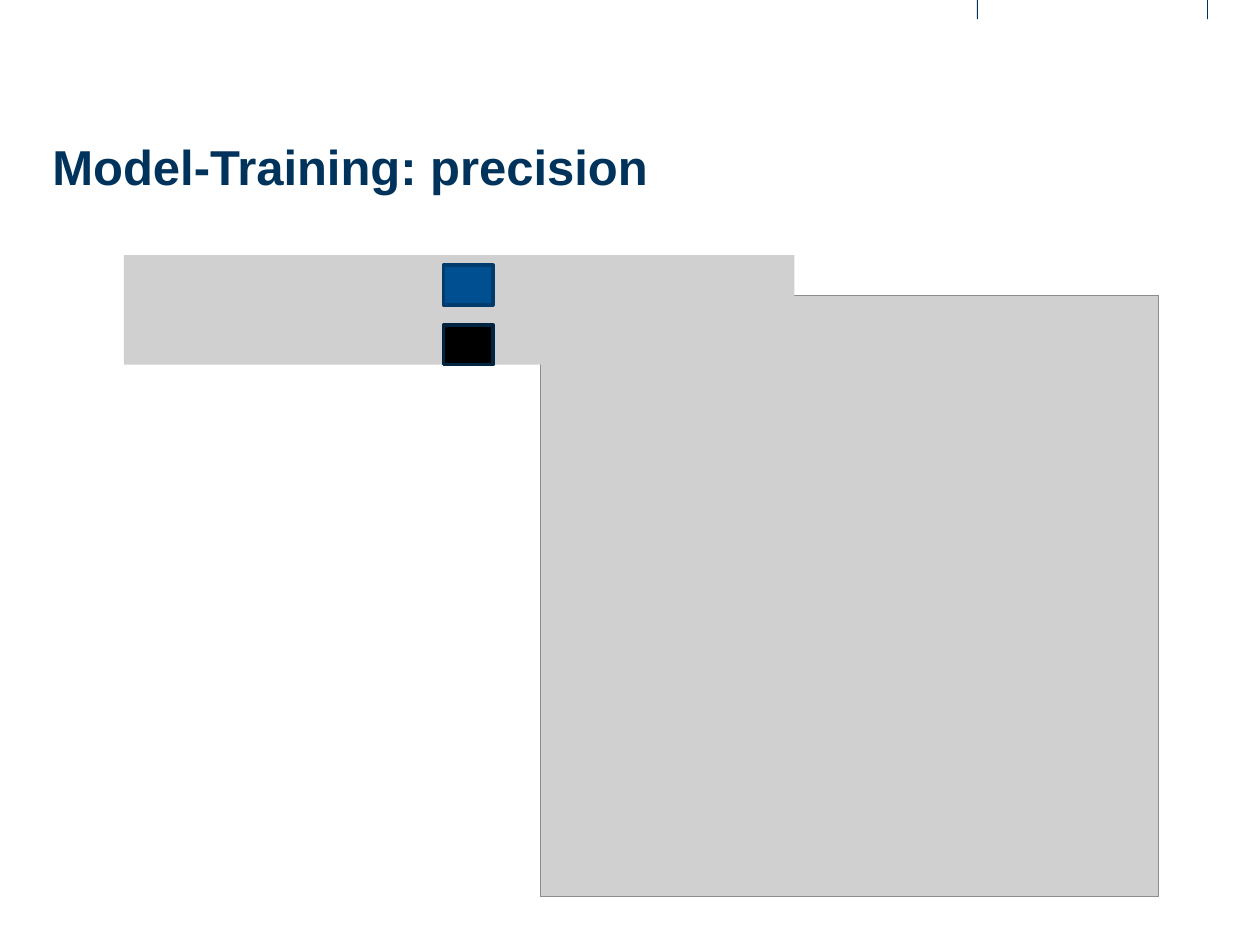
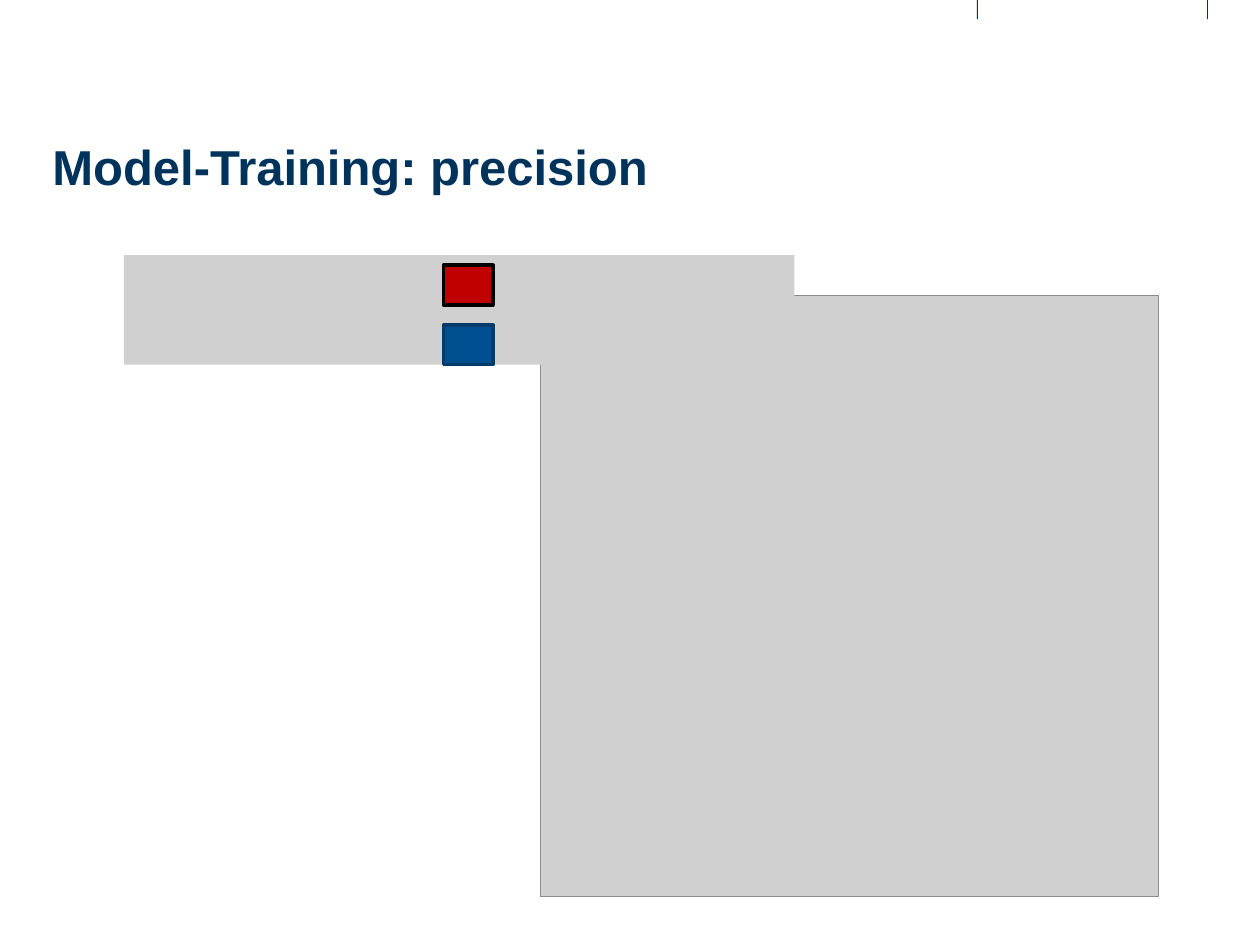
Before and after one commit to ehayoz/Gotthard-Traffic-Jam, a slide deck: slide 10 of presentation/Presentation.pptx (slide 5 before the commit). Drawn at 1260x945 pixels with LibreOffice and Linux fonts; fonts in the diff are those of the drawing; grey boxes stand for pictures; background and template pictures are left out. Boxes give left, top, right and bottom in pixels: in the first picture for what was removed or moved away, otherwise in the second. Text is boxed around its words. In the diff, an @@ line names an element or a change of style, - is before the commit and + after.

Commit message:
Presentation FINAL

```diff
--- a/presentation/Presentation.pptx
+++ b/presentation/Presentation.pptx
@@ rectangle at <box>444,265,493,304</box>: fill #005091 to #C00000; outline #003B6B 2 pt to #000000 2 pt @@
@@ rectangle at <box>444,325,493,364</box>: fill #000000 to #005091; outline #002643 2 pt to #003B6B 2 pt @@
```
Also in this commit, not shown: 1 other slide changed, 5 slides added, 1 other file.
